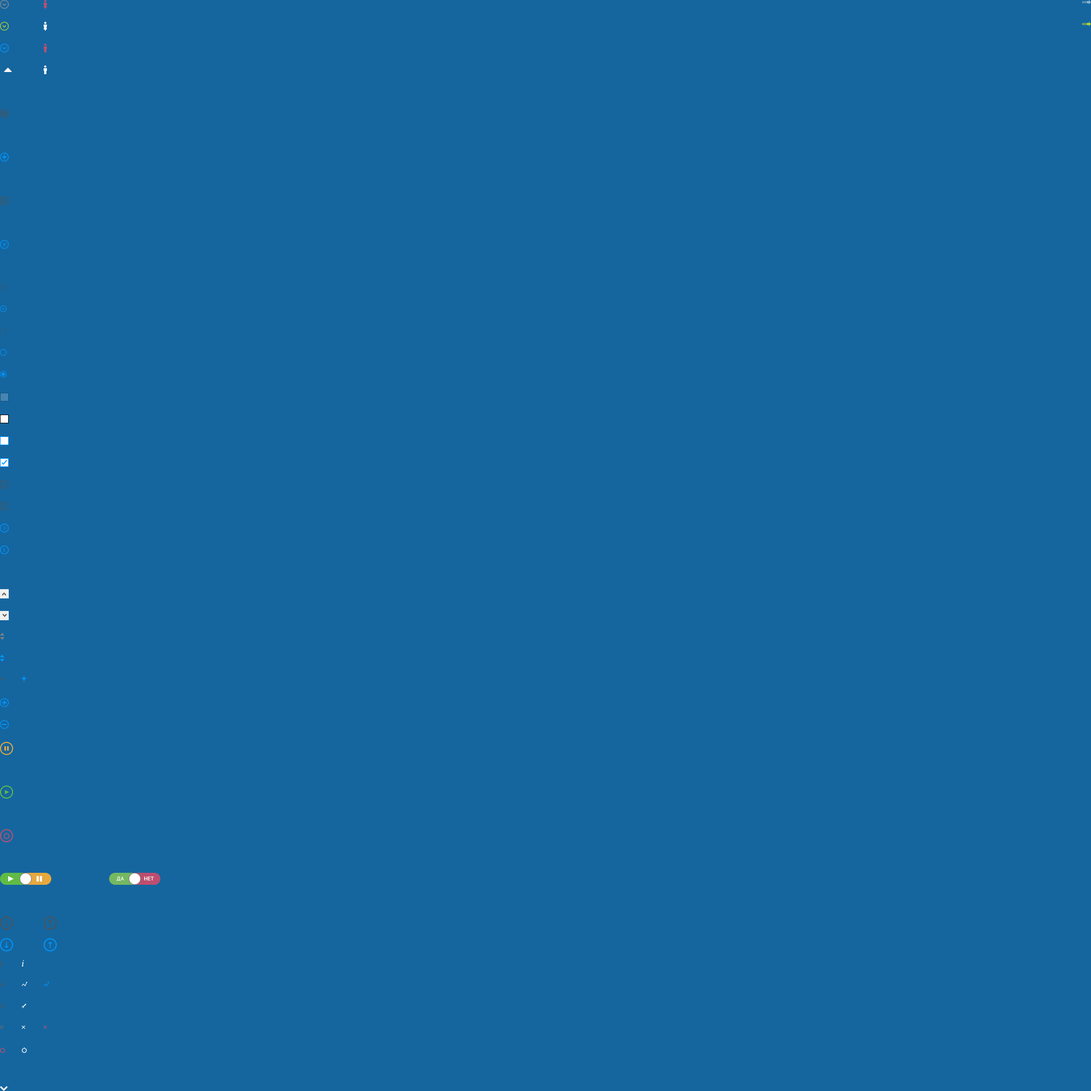
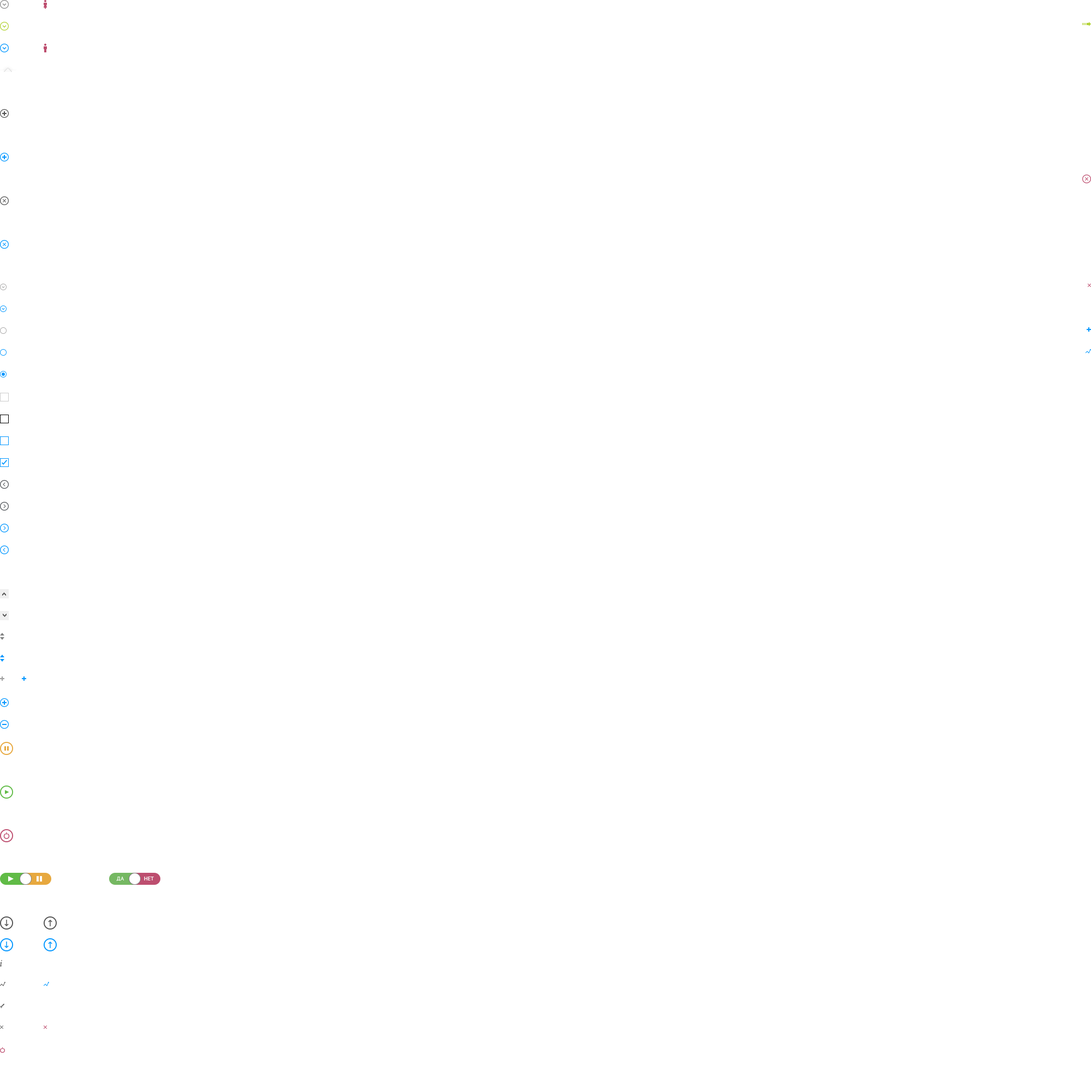
The second w=1091, h=1091 image is a revision of the first. Changes to its layers:
added layer "chart-down copy 22" above "add" over [1086, 371, 1091, 376]
added layer "add" above "chart-down copy 21" over [1074, 414, 1091, 433]
added layer "chart-down copy 21" (1st of 2) above "plus copy 12" over [1086, 349, 1091, 354]
added layer "plus copy 12" above "Layer 4" over [1087, 327, 1091, 332]
added layer "Layer 4" above "close copy 7" over [1086, 305, 1091, 311]
added layer "plus copy" (1st of 2) above "close copy 6" over [1082, 261, 1091, 271]
added layer "close copy 6" above "close copy 5" over [1082, 218, 1091, 228]
added layer "close copy 5" above "plus copy" over [1082, 174, 1091, 184]
added layer "plus copy" (2nd of 2) above "recycle copy" over [1079, 130, 1091, 143]
added layer "recycle copy" above "button-add copy" over [1082, 87, 1091, 97]
added layer "button-add copy" above "plus copy 13" over [1082, 43, 1091, 53]
hid "Background" over [0, 0, 1091, 1091]
